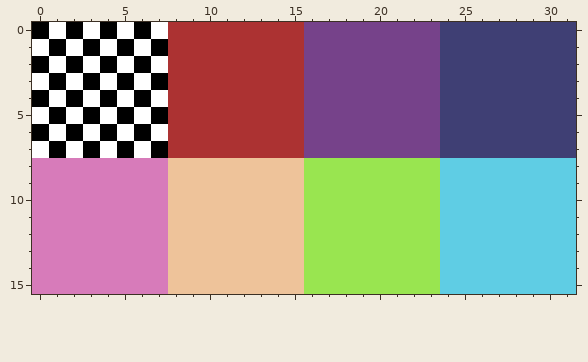
File history of a pixel-art file, Assets/Sprites/Grid/Sprite-0001.aseprite. The picture above is the old version.
32x16 pixels, 1 frame.
Once edited:
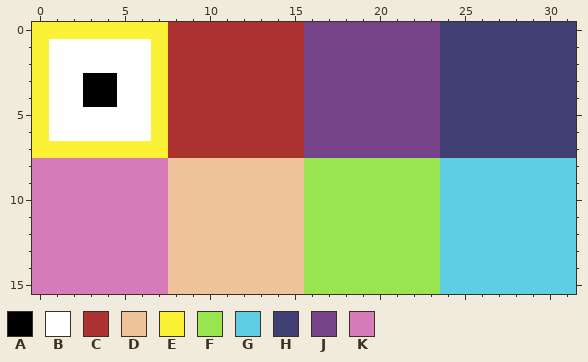
Palette (. is transparent): A #000000  B #ffffff  C #ac3232  D #eec39a  E #fbf236  F #99e550  G #5fcde4  H #3f3f74  J #76428a  K #d77bba
Change:
@@ x 0..9 @@
- 0 ABABABABCC
- 1 BABABABACC
- 2 ABABABABCC
- 3 BABABABACC
- 4 ABABABABCC
- 5 BABABABACC
- 6 ABABABABCC
- 7 BABABABACC
+ 0 EEEEEEEECC
+ 1 EBBBBBBECC
+ 2 EBBBBBBECC
+ 3 EBBAABBECC
+ 4 EBBAABBECC
+ 5 EBBBBBBECC
+ 6 EBBBBBBECC
+ 7 EEEEEEEECC
  8 KKKKKKKKDD
